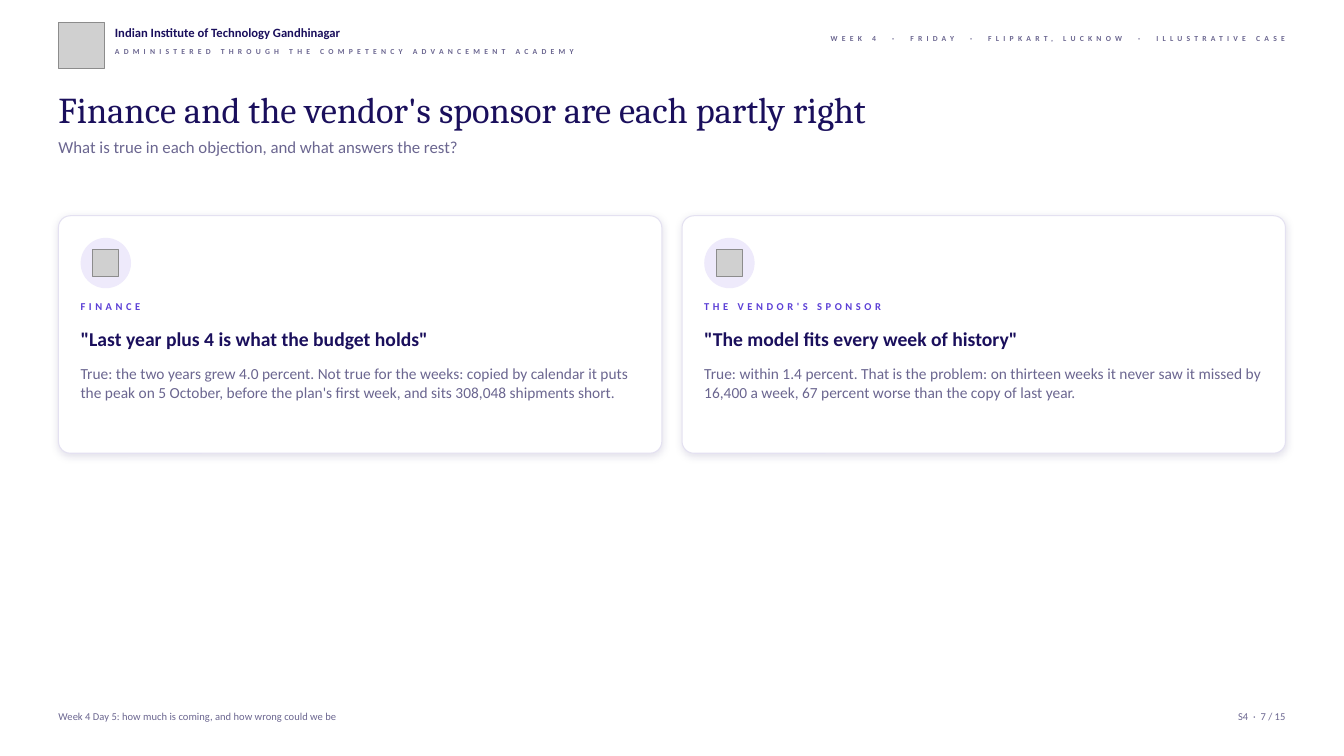
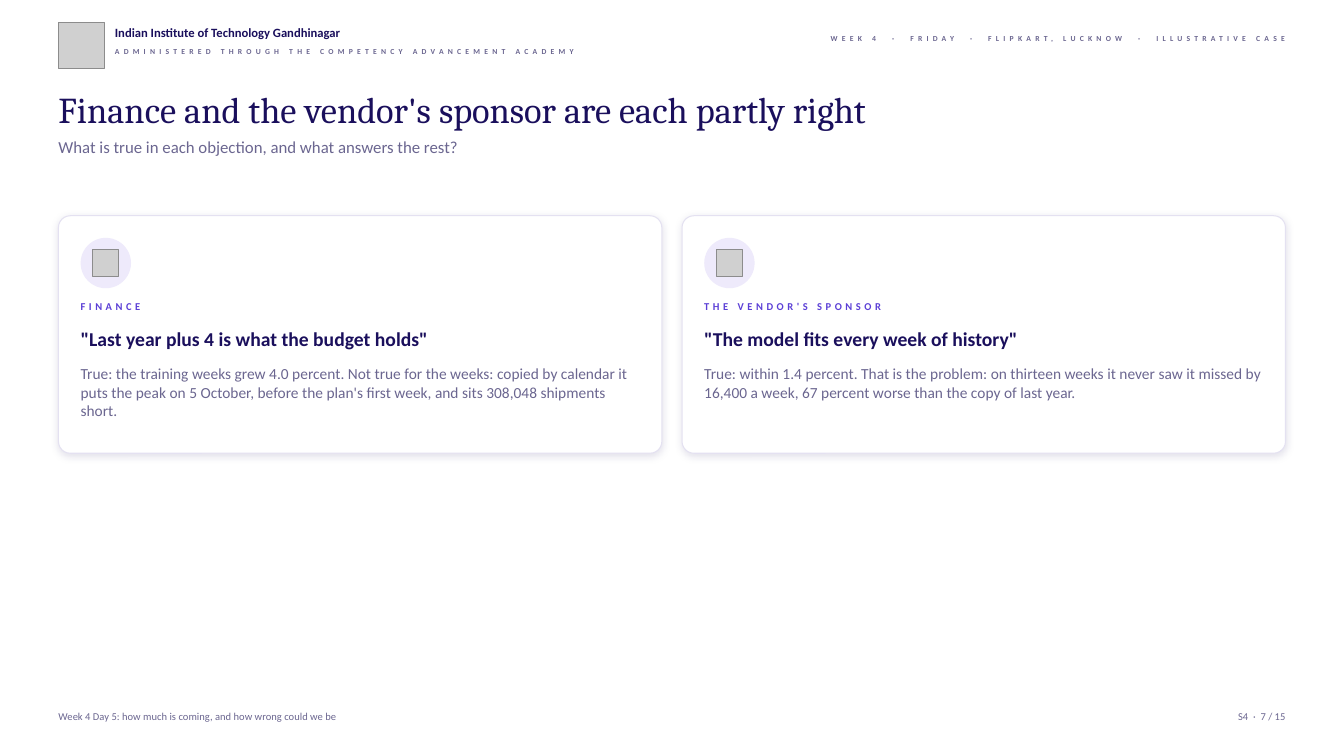
Before and after one commit to fde-academy-lab/c2-content-factory, a slide deck: slide 7 of content/W04/D5/slides/C2_W04_D05_half2_STUDENT.pptx. Drawn at 1344x756 pixels with LibreOffice and Linux fonts; fonts in the diff are those of the drawing; grey boxes stand for pictures; background and template pictures are left out. Boxes give left, top, right and bottom in pixels: in the first picture for what was removed or moved away, otherwise in the second. Text is boxed around its words. In the diff, an @@ line names an element or a change of style, - is before the commit and + after.

```diff
--- a/content/W04/D5/slides/C2_W04_D05_half2_STUDENT.pptx
+++ b/content/W04/D5/slides/C2_W04_D05_half2_STUDENT.pptx
@@ text at (x1=81, y1=368, x2=627, y2=416): text changed @@
-True: the two years grew 4.0 percent. Not true for the weeks: copied by calendar it puts the peak on 5 October, before the plan's first week, and sits 308,048 shipments short.
+True: the training weeks grew 4.0 percent. Not true for the weeks: copied by calendar it puts the peak on 5 October, before the plan's first week, and sits 308,048 shipments short.
```
Also in this commit, not shown: 3 other slides changed, 18 other files.
